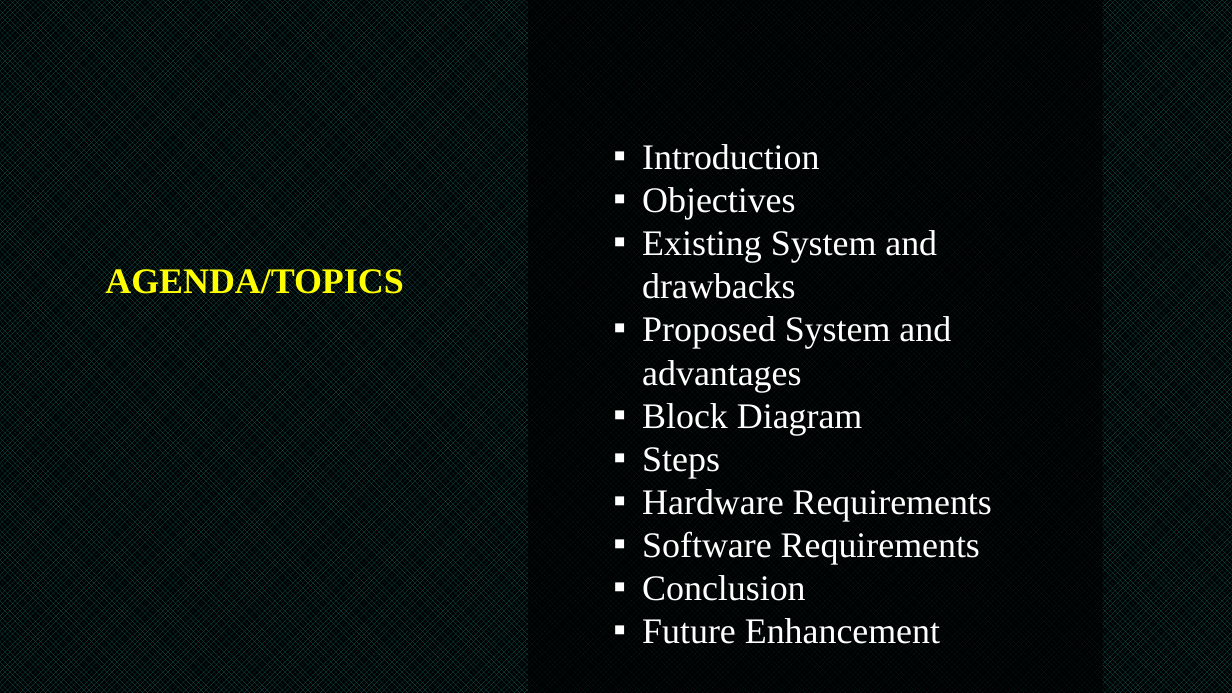
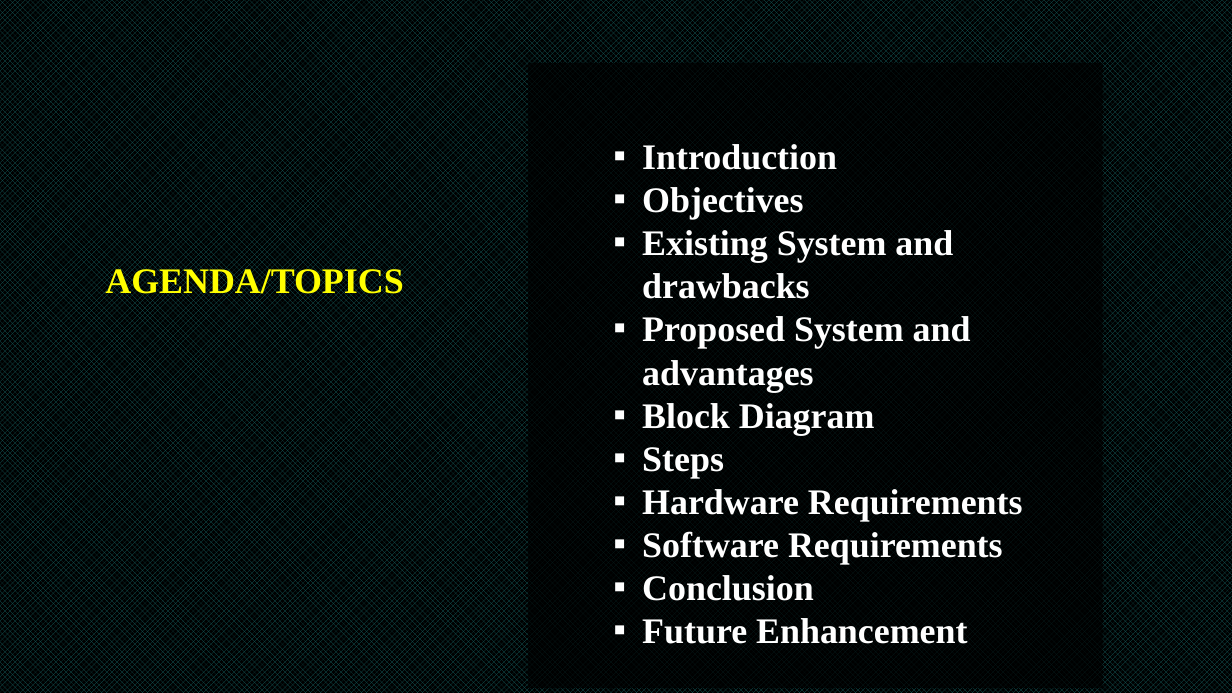
Before and after one commit to Lekshmisr95/body-sensor-network, a slide deck: slide 2 of Presentation Cover Option 1.pptx. Drawn at 1232x693 pixels with LibreOffice and Linux fonts; fonts in the diff are those of the drawing; background and template pictures are left out. Boxes give left, top, right and bottom in pixels: in the first picture for what was removed or moved away, otherwise in the second. Text is boxed around its words. In the diff, an @@ line names an element or a change of style, - is before the commit and + after.

```diff
--- a/Presentation Cover Option 1.pptx
+++ b/Presentation Cover Option 1.pptx
@@ rectangle resized from (x1=528, y1=0, x2=1103, y2=693) to (x1=528, y1=62, x2=1103, y2=688) @@
@@ text "Introduction" at (x1=642, y1=144, x2=1023, y2=644): bold on @@
```
Also in this commit, not shown: 8 other slides changed, 1 slide added, 1 slide removed, 1 other file.
